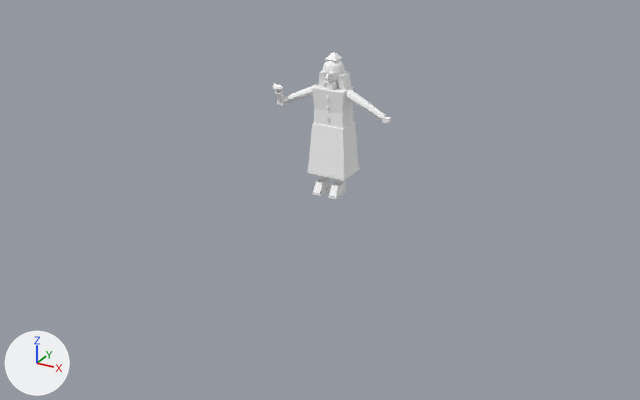
Renders of the Blender file ArtSource/Pedestrians/Blender/CemeteryMourner3D.blend from each side of a commit.
Before and after are seen from a camera (50 mm lens) standing at (4.8, -9.05, 4.36) and looking at (-0.09, -0.16, -0.08). Every picture has the same lights, and +X, +Y and +Z are marked at lower left. The picture after the commit comes second.

Before the edit, the objects in view are built like this:
```python
ob_clo_coat = bpy.data.objects.new('CLO_Coat', me_clo_coat_mesh)
ob_clo_coat.location = (0.0, 0.008, 0.7)
ob_clo_sleeve_l = bpy.data.objects.new('CLO_Sleeve.L', me_clo_sleeve_l_mesh)
ob_clo_sleeve_l.location = (0.208, -0.004, 1.292)
ob_clo_sleeve_r = bpy.data.objects.new('CLO_Sleeve.R', me_clo_sleeve_r_mesh)
ob_clo_sleeve_r.location = (-0.208, 0.004, 1.292)
ob_clo_sleevelower_l = bpy.data.objects.new('CLO_SleeveLower.L', me_clo_sleevelower_l_mesh)
ob_clo_sleevelower_l.location = (0.47, -0.01, 1.175)
ob_clo_sleevelower_r = bpy.data.objects.new('CLO_SleeveLower.R', me_clo_sleevelower_r_mesh)
ob_clo_sleevelower_r.location = (-0.47, -0.01, 1.175)
ob_geo_boot_l = bpy.data.objects.new('GEO_Boot.L', me_geo_boot_l_mesh)
ob_geo_boot_l.location = (0.112, -0.026, 0.095)
ob_geo_bust = bpy.data.objects.new('GEO_Bust', me_geo_bust_mesh)
ob_geo_bust.location = (0.0, 0.0, 1.12)
ob_geo_waist = bpy.data.objects.new('GEO_Waist', me_geo_waist_mesh)
ob_geo_waist.location = (0.0, 0.004, 0.9)
```
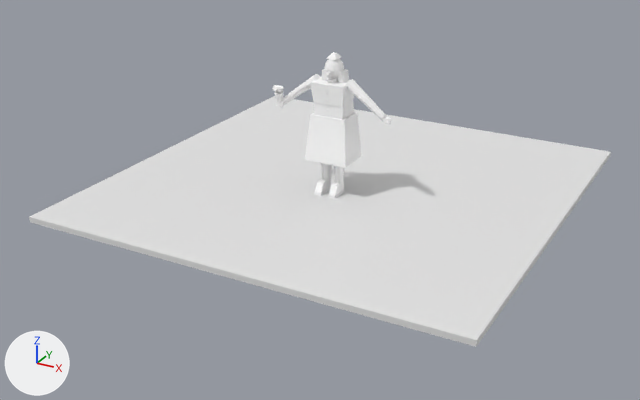
Diff of the bpy script that builds the scene:
```diff
--- a/ArtSource/Pedestrians/Blender/CemeteryMourner3D.blend.py
+++ b/ArtSource/Pedestrians/Blender/CemeteryMourner3D.blend.py
@@ ob_geo_bust @@
 ob_geo_bust = bpy.data.objects.new('GEO_Bust', me_geo_bust_mesh)
-ob_geo_bust.location = (0.0, 0.0, 1.12)
+ob_geo_bust.location = (0.0, 0.0, 1.205)
 _m = ob_geo_bust.modifiers.new('Triangulate', 'TRIANGULATE')
@@ ob_geo_waist @@
 ob_geo_waist = bpy.data.objects.new('GEO_Waist', me_geo_waist_mesh)
-ob_geo_waist.location = (0.0, 0.004, 0.9)
+ob_geo_waist.location = (0.0, 0.004, 1.015)
 _m = ob_geo_waist.modifiers.new('Triangulate', 'TRIANGULATE')
@@ ob_clo_coat @@
 ob_clo_coat = bpy.data.objects.new('CLO_Coat', me_clo_coat_mesh)
-ob_clo_coat.location = (0.0, 0.008, 0.7)
+ob_clo_coat.location = (0.0, 0.008, 0.835)
 _m = ob_clo_coat.modifiers.new('Triangulate', 'TRIANGULATE')
@@ ob_clo_sleeve_l @@
 ob_clo_sleeve_l = bpy.data.objects.new('CLO_Sleeve.L', me_clo_sleeve_l_mesh)
-ob_clo_sleeve_l.location = (0.208, -0.004, 1.292)
+ob_clo_sleeve_l.location = (0.21, -0.004, 1.424)
 _m = ob_clo_sleeve_l.modifiers.new('Triangulate', 'TRIANGULATE')
@@ ob_clo_sleevelower_l @@
 ob_clo_sleevelower_l = bpy.data.objects.new('CLO_SleeveLower.L', me_clo_sleevelower_l_mesh)
-ob_clo_sleevelower_l.location = (0.47, -0.01, 1.175)
+ob_clo_sleevelower_l.location = (0.455, -0.012, 1.25)
 _m = ob_clo_sleevelower_l.modifiers.new('Triangulate', 'TRIANGULATE')
@@ ob_geo_boot_l @@
 ob_geo_boot_l = bpy.data.objects.new('GEO_Boot.L', me_geo_boot_l_mesh)
-ob_geo_boot_l.location = (0.112, -0.026, 0.095)
+ob_geo_boot_l.location = (0.096, -0.022, 0.095)
 _m = ob_geo_boot_l.modifiers.new('Triangulate', 'TRIANGULATE')
@@ ob_clo_sleeve_r @@
 ob_clo_sleeve_r = bpy.data.objects.new('CLO_Sleeve.R', me_clo_sleeve_r_mesh)
-ob_clo_sleeve_r.location = (-0.208, 0.004, 1.292)
+ob_clo_sleeve_r.location = (-0.208, 0.005, 1.418)
 _m = ob_clo_sleeve_r.modifiers.new('Triangulate', 'TRIANGULATE')
@@ ob_clo_sleevelower_r @@
 ob_clo_sleevelower_r = bpy.data.objects.new('CLO_SleeveLower.R', me_clo_sleevelower_r_mesh)
-ob_clo_sleevelower_r.location = (-0.47, -0.01, 1.175)
+ob_clo_sleevelower_r.location = (-0.453, -0.008, 1.244)
 _m = ob_clo_sleevelower_r.modifiers.new('Triangulate', 'TRIANGULATE')
@@ ob_geo_boot_r @@
 ob_geo_boot_r = bpy.data.objects.new('GEO_Boot.R', me_geo_boot_r_mesh)
-ob_geo_boot_r.location = (-0.112, 0.018, 0.095)
+ob_geo_boot_r.location = (-0.096, 0.014, 0.095)
 _m = ob_geo_boot_r.modifiers.new('Triangulate', 'TRIANGULATE')
@@ ob_clo_veil @@
 ob_clo_veil = bpy.data.objects.new('CLO_Veil', me_clo_veil_mesh)
-ob_clo_veil.location = (0.0, -0.025, 1.43)
+ob_clo_veil.location = (0.0, -0.025, 1.485)
 _m = ob_clo_veil.modifiers.new('Triangulate', 'TRIANGULATE')
@@ ob_clo_veilcrown @@
 ob_clo_veilcrown = bpy.data.objects.new('CLO_VeilCrown', me_clo_veilcrown_mesh)
-ob_clo_veilcrown.location = (0.0, -0.025, 1.43)
+ob_clo_veilcrown.location = (0.0, -0.025, 1.485)
 _m = ob_clo_veilcrown.modifiers.new('Triangulate', 'TRIANGULATE')
@@ ob_clo_veildrape_l @@
 ob_clo_veildrape_l = bpy.data.objects.new('CLO_VeilDrape.L', me_clo_veildrape_l_mesh)
-ob_clo_veildrape_l.location = (0.0, -0.025, 1.43)
+ob_clo_veildrape_l.location = (0.0, -0.025, 1.485)
 _m = ob_clo_veildrape_l.modifiers.new('Triangulate', 'TRIANGULATE')
@@ ob_previewground @@
+ob_previewground = bpy.data.objects.new('PreviewGround', me_previewground_mesh)  # a box spanning x -2.75..2.75, y -2.4..3.1, z -0.07..0.0; in mat_mat_previewground (white #e7e7e7)
+ob_previewground.location = (0.0, 0.0, 0.0)
```

Changed parts and their boxes (x1, y1, x2, y2) in the pictures (640 x 400 px):
'PreviewGround', added: after (29, 96, 611, 347)
'CLO_Coat', moved: before (308, 122, 359, 176); after (305, 112, 361, 163)
'GEO_Bust', moved: before (312, 85, 353, 113); after (310, 76, 354, 107)
'GEO_Waist', moved: before (314, 106, 354, 129); after (314, 100, 354, 119)
'CLO_Sleeve.L', moved: before (345, 90, 370, 109); after (346, 79, 370, 103)
'CLO_Veil', moved: before (322, 59, 345, 82); after (324, 58, 344, 79)
'CLO_Sleeve.R', moved: before (296, 84, 318, 99); after (297, 74, 320, 94)
'CLO_VeilDrape.L', moved: before (337, 71, 351, 90); after (337, 69, 349, 83)
'CLO_SleeveLower.L', moved: before (365, 104, 386, 120); after (364, 98, 386, 120)
'GEO_Boot.R', moved: before (313, 178, 330, 193); after (315, 179, 330, 193)
'GEO_Boot.L', moved: before (329, 181, 346, 197); after (328, 181, 344, 196)
'CLO_SleeveLower.R', moved: before (282, 92, 298, 104); after (282, 88, 301, 104)
'CLO_VeilCrown', moved: before (325, 53, 342, 61); after (327, 52, 341, 60)
